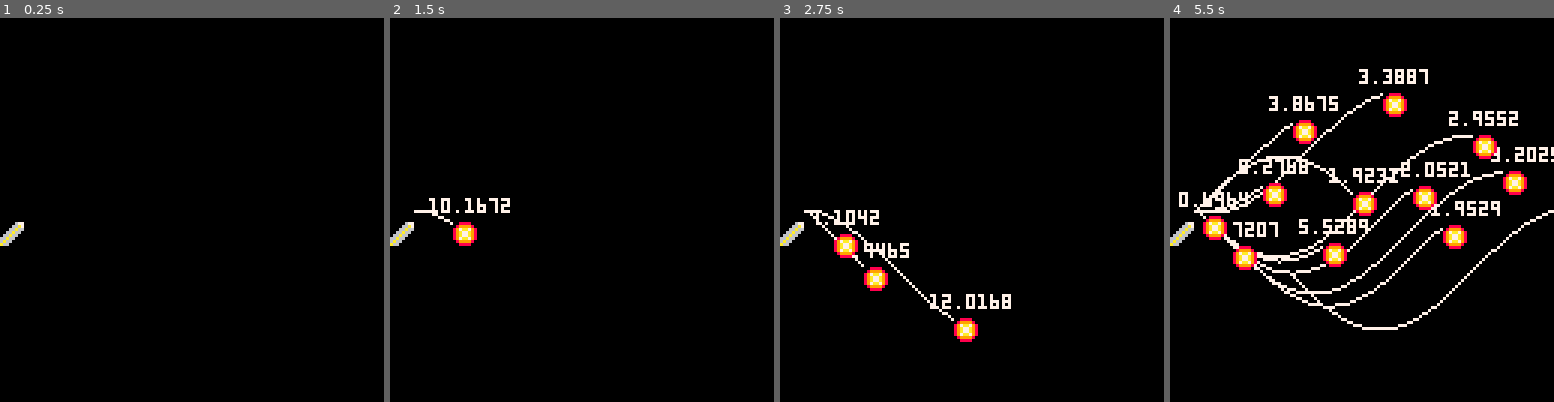
Above: before the commit, frames 1-4 (left to right).
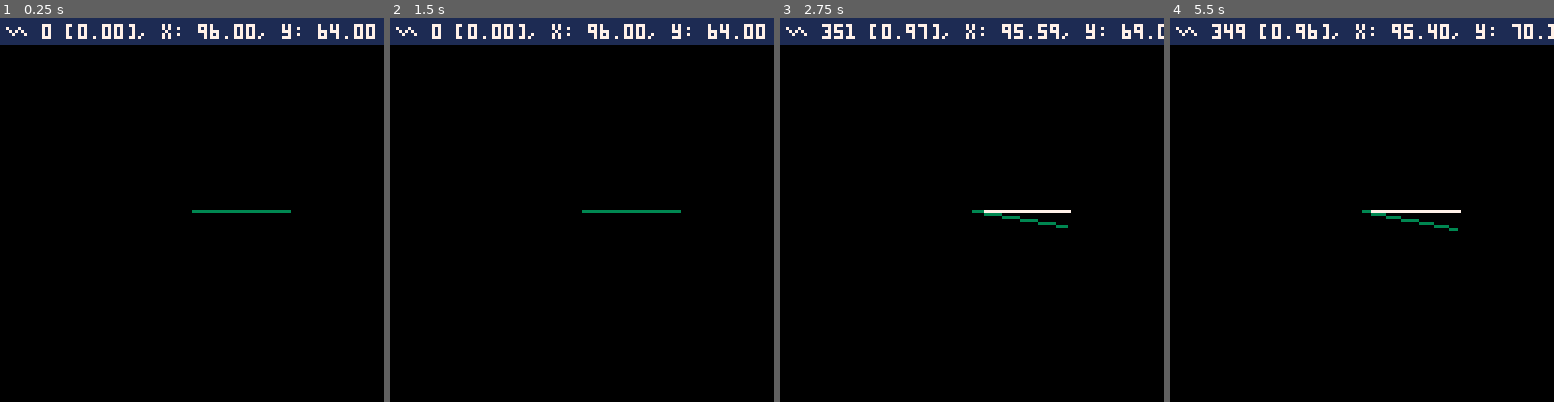
Above: after the commit, the same moments.

Repository: broquaint/pico8-carts
Game: PICO-8 cartridge trig.p8
The game is run twice, just before and just after one commit, with the same random seed, the same clock (stepped at 60 frames per second) and the same inputs.
Inputs:
- Up to frame 1 (0.25 s): no input
- Up to frame 2 (1.5 s): tap X (X key) at 1.07 s
- Up to frame 3 (2.75 s): tap X (X key) at 2.07, 2.4, 2.73 s; hold Down from 2.42 s (still down)
- Up to frame 4 (5.5 s): release Down at 2.82 s; tap X (X key) every 0.33 s from 3.07 to 5.4 s; hold Up 3.58-4.08 s; hold Down 4.58-5.08 s

The runs differ from the first frame. In frame 1, 7.4% of the frame differs, in the area x 0-100%, y 0-60%; in frame 2, 8.2%; in frame 3, 9.8%; in frame 4, 17%, in the area x 0-100%, y 0-82%.

Commit message:
Functioning angle drawing
Simply draws an angle based on increments/decrements. About the most
sophisticated thing possible that I could do with my knowledge of
sin/cos without resorting to aping article code.

Diff:
--- a/scratch.p8
+++ b/scratch.p8
@@ -75,6 +75,13 @@
       2
    )
 end
+
+-- Glyphs when using glyph in the PICO-8 editor.
+-- …∧░➡️⧗▤⬆️☉🅾️◆
+-- █★⬇️✽●♥웃⌂⬅️:"
+-- ▥❎🐱ˇ▒♪😐<>?
+
+
 __gfx__
 00000000000000000000000000000000000000000000000000000000000000000000000000000000000000000000000000000000000000000000000000000000
 00000000000000000000000000000000000000000000000000000000000000000000000000000000000000000000000000000000000000000000000000000000
--- a/trig.p8
+++ b/trig.p8
@@ -7,8 +7,50 @@
 
 DEBUG = true
 
-cos1 = cos function cos(angle) return cos1(angle / TWOPI) end
-sin1 = sin function sin(angle) return -sin1(angle / TWOPI) end
+-- cos1 = cos function cos(angle) return cos1(angle / TWOPI) end
+-- sin1 = sin function sin(angle) return -sin1(angle / TWOPI) end
+
+function _update()
+   if btn(2) then
+      angle += 1
+      if(angle == 361) angle = 0
+   end
+   if btn(3) then
+      angle -= 1
+      if(angle == -1) angle = 360
+   end
+end
+
+angle_step=1/360
+function _draw()
+   cls()
+
+   line(64, 64, 96, 64, 7)
+   local x = 64 + (32 * cos(angle*angle_step))
+   local y = 64 + (32 * sin(angle*angle_step))
+   line(64, 64, x, y, 3)
+
+   rectfill(0, 0, 128, 8, 1)
+   print(
+      dumper('∧ ', angle, ' [', nice_pos(angle*angle_step), '], x: ', nice_pos(x), ', y: ', nice_pos(y)),
+      2, 2, 7
+   )
+end
+
+function _init()
+   angle = 0
+end
+
+function nice_pos(inms)
+   local sec = flr(inms)
+   local ms  = flr(inms * 100 % 100)
+   if(ms == 0) then
+      ms = '00'
+   elseif(ms < 10) then
+      ms = '0' .. ms
+   end
+   return sec .. '.' .. ms
+end
 
 missiles = {}
 
@@ -41,7 +83,7 @@
    end
 end
 
-function _update()
+function _update_missiles()
    if btnp(5) then
       launch_missile()
       debug('launched ', missiles[#missiles], ' at ', flr(t() * 10 % 10))
@@ -73,7 +115,7 @@
    spr(2, m.x, m.y)
 end
 
-function _draw()
+function _draw_missiles()
    if not can_go() then
       return
    else
@@ -130,14 +172,18 @@
 end
 
 
-function debug(...)
-   if(not DEBUG) return
-
+function dumper(...)
    local res = ''
    for v in all({...}) do
       res = res .. (type(v) == 'table' and arr_to_str(v) or tostr(v))
    end
-   printh(res)
+   return res
+end
+
+function debug(...)
+   if(not DEBUG) return
+
+   printh(dumper(...))
 end
 
 -- Not supporting non-array tables as not using them.
